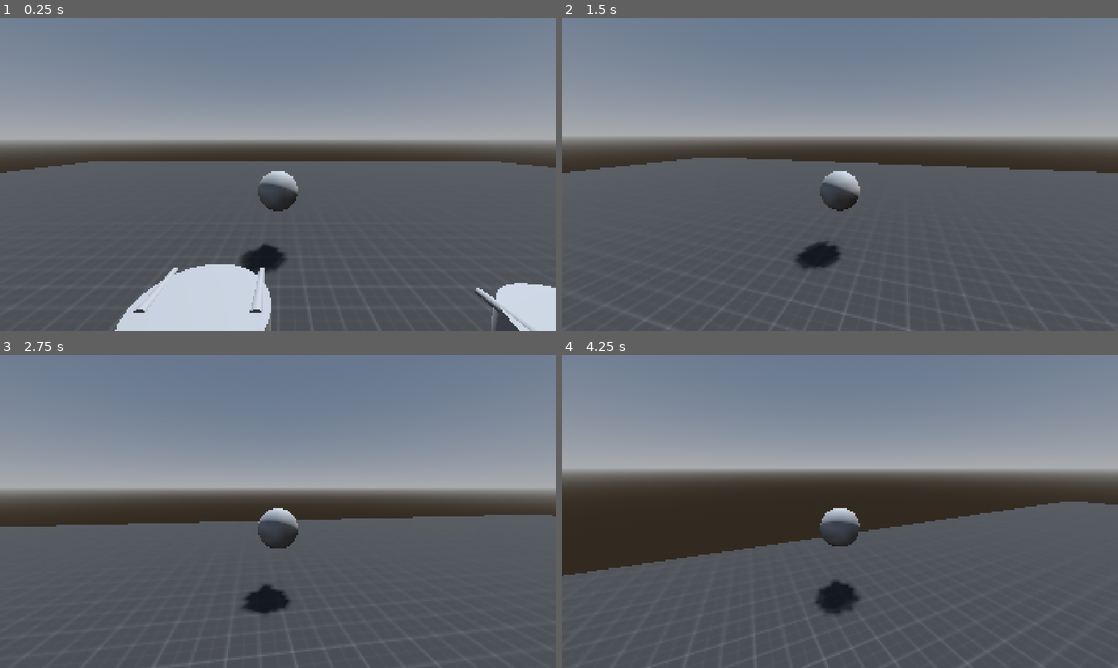
Above: before the commit, frames 1-4 (two rows, left to right).
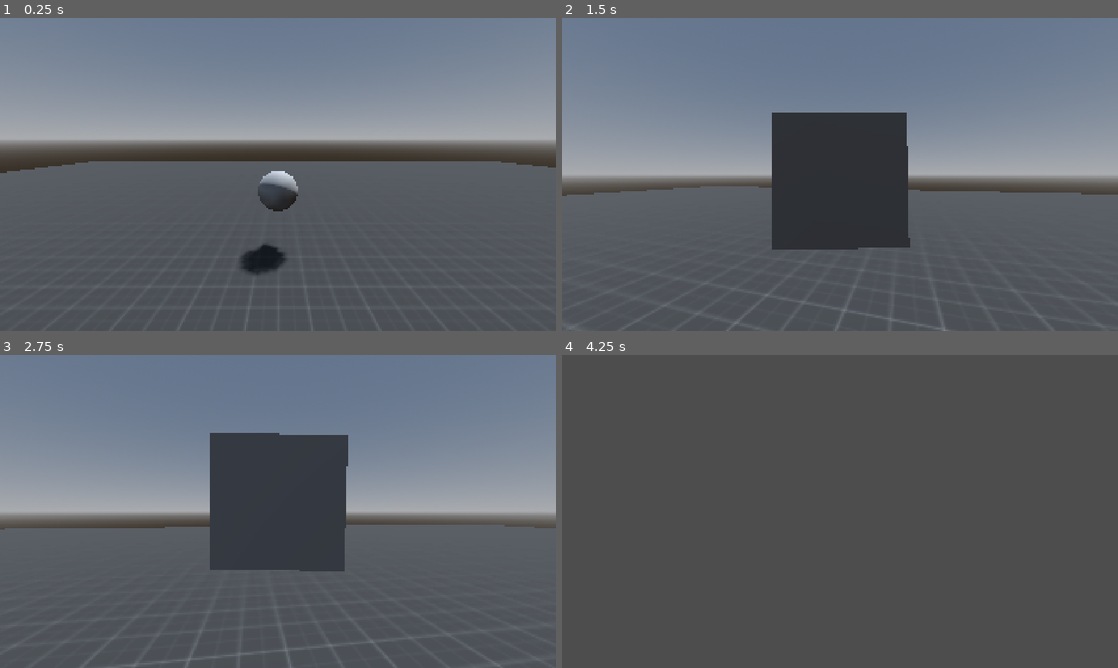
Above: after the commit, the same moments.

Repository: electricmasquerade/shift-game
Game: Godot game, scene res://Environments/Levels/sandbox.tscn
Same seed, same stepped clock (60 frames per second), same inputs: the game is played once before the commit and once after it.
Inputs (mouse positions are in pixels of both pictures, inside the frame that each line leads up to):
- Up to frame 1 (0.25 s): no input
- Up to frame 2 (1.5 s): tap Enter at 0.5 s; move the mouse to (867, 174) at 0.52 s; hold W (forward) from 0.53 s (still down); tap Shift (shift) at 0.6, 1.35 s; click (867, 174) at 0.67 s; move the mouse to (812, 174) at 1.27 s; click (812, 174) at 1.42 s
- Up to frame 3 (2.75 s): keep holding W (forward); move the mouse to (289, 505) at 2.02 s; tap Shift (shift) at 2.1 s; click (289, 505) at 2.17 s
- Up to frame 4 (4.25 s): keep holding W (forward); move the mouse to (834, 517) at 2.77 s; tap Shift (shift) at 2.85, 3.6 s; click (834, 517) at 2.92 s; move the mouse to (878, 514) at 3.52 s; click (878, 514) at 3.67 s; tap Escape (pause) at 4.15 s

The runs differ from the first frame. In frame 1, 6.3% of the frame differs, in the area x 20-100%, y 78-100%; in frame 2, 27%; in frame 3, 19%; in frame 4, 56%, in the area x 0-100%, y 0-100%.
Error after the commit: Invalid call. Nonexistent function 'shift_into' in base 'Nil'. (res://Controllers/player_controller.gd:46)

Commit message:
Added healthbars, fade on shift, speed lines, etc, working on weapons now

Diff:
--- /dev/null
+++ b/Assets/Shaders/energyshield.gdshader
@@ -0,0 +1,28 @@
+shader_type spatial;
+//Simple 3D shader to create a force-field effect inspired by Faultless Defense from Guilty Gear Xrd.
+//In summary, it takes logic used for simple rim lighting and uses it to create the alpha instead.
+
+render_mode blend_mix,depth_draw_always,cull_back,diffuse_burley,specular_schlick_ggx;//depth_test_disable;
+uniform vec4 albedo : source_color;
+uniform vec4 emission_color : source_color;
+uniform sampler2D texture_albedo : source_color;
+uniform float emission_amount: hint_range(0.0, 16.0) = 5.0f;
+uniform float rim_steepness : hint_range(0.0f, 16.0f) = 3.0f; //higher values mean a smaller rim.
+uniform vec3 uv_scale;
+uniform vec3 uv_offset;
+
+
+void vertex() {
+	UV=UV*uv_scale.xy+uv_offset.xy;
+}
+
+void fragment() {
+	vec2 base_uv = UV;
+	vec4 albedo_tex = texture(texture_albedo,base_uv);
+	ALBEDO = albedo.rgb * albedo_tex.rgb;
+	EMISSION = emission_color.rgb * emission_amount;
+	//float PI = 3.14159265359;
+	float NdotV = dot(NORMAL, VIEW);
+	float rim_light = pow(1.0 - NdotV, rim_steepness);
+	ALPHA = rim_light * emission_color.a / PI;
+}
--- /dev/null
+++ b/Assets/Shaders/speed_lines.gdshader
@@ -0,0 +1,28 @@
+shader_type canvas_item;
+
+uniform vec2 center = vec2(0.5, 0.5);
+uniform sampler2D noise;
+uniform float sample_radius: hint_range(0.0, 1.0) = 0.5;
+uniform vec4 line_color: source_color = vec4(1.0);
+uniform float center_radius: hint_range(0.0, 1.0) = 0.5;
+uniform float hole_smoothness: hint_range(0.0, 1.0) = 0.4;
+uniform float hole_radius: hint_range(0.0, 1.0) = 0.34;
+uniform float transparency: hint_range(0.0, 1.0) = 1.0;
+
+void fragment() {
+	vec2 distance_vector = UV - center;
+	float distance_float = length(distance_vector);
+
+	float angle = atan(distance_vector.y / distance_vector.x);
+	vec2 sample = vec2(sample_radius * cos(angle), sample_radius * sin(angle));
+	float noise_value = texture(noise, sample).r;
+	vec4 color = mix(line_color, vec4(0.0), noise_value);
+
+	// Apply the hole
+    float alpha = smoothstep(hole_radius, hole_radius + hole_smoothness, distance_float);
+    color.a *= alpha;
+	color.a *= transparency;
+
+	color = mix(color, vec4(0.0), 1.0 - distance_float - center_radius);
+	COLOR = color;
+}
--- a/Autoloads/game_manager.gd
+++ b/Autoloads/game_manager.gd
@@ -1,6 +1,8 @@
 extends Node
 
 @export var sensitivity: float = 0.003
+@onready var speed_lines: TextureRect = $CanvasLayer/SpeedLines
+@onready var color_rect: ColorRect = $CanvasLayer/ColorRect
 
 enum GameState{
 	MAIN_MENU,
@@ -10,8 +12,23 @@
 
 var state: GameState = GameState.PLAYING
 
+
+#this forces capture for web export i guess
+func _input(event: InputEvent) -> void:
+	if event is InputEventMouseButton and event.pressed:
+		if event.button_index == MOUSE_BUTTON_LEFT:
+			if Input.mouse_mode != Input.MOUSE_MODE_CAPTURED:
+				Input.mouse_mode = Input.MOUSE_MODE_CAPTURED
+				get_viewport().set_input_as_handled() # Prevents unwanted side-effects
+
+
+	if event.is_action_pressed("ui_cancel"): # "ui_cancel" maps to Escape by default
+		Input.mouse_mode = Input.MOUSE_MODE_VISIBLE
+
+
 # Called when the node enters the scene tree for the first time.
 func _ready() -> void:
+
 	# capture mouse by default for now
 	Input.mouse_mode = Input.MOUSE_MODE_CAPTURED
 
@@ -50,3 +67,29 @@
 			Input.mouse_mode = Input.MOUSE_MODE_VISIBLE
 
 	state = new_state
+
+func fade_to_black(duration: float) -> void:
+	color_rect.modulate.a = 0.0
+	# modulate the colorrect to do like a loading fade
+	var fade_percent: float = .2
+	var hold_percent: float = 1.0 - 2*fade_percent
+	color_rect.visible = true
+	var tween: Tween = create_tween()
+	tween.tween_property(color_rect, "modulate:a", 1.0, duration * fade_percent) # Fades in over duration/2
+	tween.tween_interval(duration * hold_percent)
+	tween.tween_property(color_rect, "modulate:a", 0.0, duration * fade_percent) # Fades out over duration/2
+	await tween.finished
+	color_rect.visible = false
+
+func set_speed_lines(value: bool, duration: float) -> void:
+	if value: # fade in the speed lines
+		speed_lines.visible = true
+		#speed_lines.modulate.a = 0.0
+		var tween: Tween = create_tween()
+		tween.tween_property(speed_lines, "modulate:a", 1.0, duration) # Fades in over duration/2
+	else:
+		#speed_lines.modulate.a = 1.0
+		var tween: Tween = create_tween()
+		tween.tween_property(speed_lines, "modulate:a", 0.0, duration)
+		await tween.finished
+		speed_lines.visible = false
--- a/Autoloads/game_manager.tscn
+++ b/Autoloads/game_manager.tscn
@@ -1,7 +1,49 @@
 [gd_scene format=3 uid="uid://dmg8x8uk12eyk"]
 
 [ext_resource type="Script" uid="uid://cjjlgx2jgi6qt" path="res://Autoloads/game_manager.gd" id="1_rtikh"]
+[ext_resource type="Shader" uid="uid://diybybeqteb2q" path="res://Assets/Shaders/speed_lines.gdshader" id="2_dmm7s"]
+
+[sub_resource type="FastNoiseLite" id="FastNoiseLite_mx4pe"]
+frequency = 0.15
+
+[sub_resource type="NoiseTexture2D" id="NoiseTexture2D_3n4oc"]
+noise = SubResource("FastNoiseLite_mx4pe")
+
+[sub_resource type="ShaderMaterial" id="ShaderMaterial_c6lji"]
+shader = ExtResource("2_dmm7s")
+shader_parameter/center = Vector2(0.5, 0.5)
+shader_parameter/noise = SubResource("NoiseTexture2D_3n4oc")
+shader_parameter/sample_radius = 0.5270000250325
+shader_parameter/line_color = Color(1, 1, 1, 1)
+shader_parameter/center_radius = 0.2800000133
+shader_parameter/hole_smoothness = 0.4270000202825
+shader_parameter/hole_radius = 0.34
+shader_parameter/transparency = 1.0
+
+[sub_resource type="PlaceholderTexture2D" id="PlaceholderTexture2D_o3mpq"]
 
 [node name="GameManager" type="Node" unique_id=1502673662]
 process_mode = 3
 script = ExtResource("1_rtikh")
+
+[node name="CanvasLayer" type="CanvasLayer" parent="." unique_id=1952405133]
+
+[node name="SpeedLines" type="TextureRect" parent="CanvasLayer" unique_id=1386269122]
+visible = false
+material = SubResource("ShaderMaterial_c6lji")
+anchors_preset = 15
+anchor_right = 1.0
+anchor_bottom = 1.0
+grow_horizontal = 2
+grow_vertical = 2
+texture = SubResource("PlaceholderTexture2D_o3mpq")
+
+[node name="ColorRect" type="ColorRect" parent="CanvasLayer" unique_id=1270452603]
+visible = false
+anchors_preset = 15
+anchor_right = 1.0
+anchor_bottom = 1.0
+grow_horizontal = 2
+grow_vertical = 2
+mouse_filter = 1
+color = Color(0.12408299, 0.12408296, 0.12408296, 1)
--- a/Bodies/body.gd
+++ b/Bodies/body.gd
@@ -15,7 +15,12 @@
 #All bodies must have a controller that runs the movement or AI or whatever
 @export var controller: Controller
 @export var health_monitor: HealthMonitor
+@export var shiftbox: ShiftBox
+@export var enemy_controller_scene: PackedScene
 @export var speed: float = 5.0
+@export var shift_travel_time: float = 0.3
+@export var shift_rotate_time: float = 0.4
+
 @export var cam_marker: Marker3D
 @export var pivot: Node3D
 @export var glow: MeshInstance3D
@@ -32,29 +37,45 @@
 
 # Called when the node enters the scene tree for the first time.
 func _ready() -> void:
-	print(controller)
-	#controller.reparent(cam_marker)
-	print(controller)
+	if controller == null:
+		# spawn enemy controller
+		var new_controller = enemy_controller_scene.instantiate()
+		add_child(new_controller)
+		controller=new_controller
+
 	controller.global_position = pivot.global_position
 
 func _physics_process(delta: float) -> void:
 	controller.update()
 	move_and_slide()
 
-func shift_into(player_controller: Controller) -> void:
+func shift_into(player_controller: Controller, transition: bool) -> void:
 	controller.die()
 	player_controller.reparent(cam_marker, true)
 	controller = player_controller
 	# tween the controller to get it back to the cam marker position (0,0,0 relatively)
-	var tween: Tween = create_tween()
-	tween.tween_property(controller, "position", Vector3.ZERO, 0.5)
-	tween.tween_property(controller, "rotation", Vector3.ZERO, 0.1)
+	if transition:
+		GameManager.set_speed_lines(true, 0.1)
+		var tween: Tween = create_tween()
+		#tween.set_parallel(true)
+		tween.tween_property(controller, "position", Vector3.ZERO, shift_travel_time)
+		#tween.set_parallel(true)
+		tween.tween_callback(GameManager.fade_to_black.bind(shift_rotate_time))
+		tween.parallel().tween_property(controller, "rotation", Vector3.ZERO, shift_rotate_time)
+		await tween.finished
+		GameManager.set_speed_lines(false, 0.01)
+
+
+	else:
+		controller.position = Vector3.ZERO
+		controller.rotation = Vector3.ZERO
 	change_state(BodyState.PLAYER)
 
 func shift_out() -> void:
 	#remove the player controller and add back the AI controller
-	remove_child(controller)
-	cam_marker.add_child(controller)
+	#remove_child(controller)
+	#cam_marker.add_child(controller)
+	print("shifting out")
 	change_state(BodyState.ACTIVE)
 
 func change_state(new_state: BodyState) -> void:
@@ -69,7 +90,8 @@
 			pass
 		BodyState.PLAYER:
 			set_enemy_collision()
-
+			# reset velocities, it keeps inheriting player speed with no AI to override
+			velocity = Vector3.ZERO
 		BodyState.DEAD:
 			pass
 	#handle entering state:
@@ -83,7 +105,8 @@
 		BodyState.PLAYER:
 			#entering player needs to set new collision layers and stuff
 			set_player_collision()
-			pass
+
+
 		BodyState.DEAD:
 			dead.emit()
 
--- a/Bodies/drone.tscn
+++ b/Bodies/drone.tscn
@@ -2,6 +2,10 @@
 
 [ext_resource type="Script" uid="uid://c578v37s2e5p5" path="res://Bodies/drone.gd" id="1_en653"]
 [ext_resource type="Script" uid="uid://cnosqtngyayub" path="res://Bodies/HealthMonitor.gd" id="2_jkwko"]
+[ext_resource type="PackedScene" uid="uid://ca6d6foax66yf" path="res://Controllers/shift_box.tscn" id="3_0qm61"]
+[ext_resource type="PackedScene" uid="uid://baomn5h8r6vxy" path="res://Controllers/enemy_controller.tscn" id="3_fk3mn"]
+[ext_resource type="Shader" uid="uid://jbfo0wsah7q3" path="res://Assets/Shaders/energyshield.gdshader" id="4_0me06"]
+[ext_resource type="PackedScene" uid="uid://lwluay28navc" path="res://UI/3d_meters.tscn" id="6_yd88r"]
 
 [sub_resource type="Resource" id="Resource_3skec"]
 script = ExtResource("2_jkwko")
@@ -11,11 +15,18 @@
 
 [sub_resource type="CapsuleShape3D" id="CapsuleShape3D_wuakl"]
 
-[sub_resource type="StandardMaterial3D" id="StandardMaterial3D_wm2rb"]
-transparency = 1
-albedo_color = Color(1, 1, 1, 0.38431373)
-emission_enabled = true
-emission = Color(1, 1, 1, 1)
+[sub_resource type="ViewportTexture" id="ViewportTexture_unta6"]
+viewport_path = NodePath("3DMeters")
+
+[sub_resource type="ShaderMaterial" id="ShaderMaterial_7ilre"]
+render_priority = 0
+shader = ExtResource("4_0me06")
+shader_parameter/albedo = Color(0.61542195, 0.61542195, 0.61542195, 1)
+shader_parameter/emission_color = Color(1, 1, 1, 1)
+shader_parameter/emission_amount = 5.0
+shader_parameter/rim_steepness = 1.418000067355
+shader_parameter/uv_scale = Vector3(0, 0, 0)
+shader_parameter/uv_offset = Vector3(0, 0, 0)
 
 [sub_resource type="SphereMesh" id="SphereMesh_wuakl"]
 radius = 0.75
@@ -32,10 +43,12 @@
 [sub_resource type="BoxShape3D" id="BoxShape3D_wuakl"]
 size = Vector3(1, 0.4, 1)
 
-[node name="Drone" type="CharacterBody3D" unique_id=1432283229 node_paths=PackedStringArray("cam_marker", "pivot", "glow")]
+[node name="Drone" type="CharacterBody3D" unique_id=1432283229 node_paths=PackedStringArray("shiftbox", "cam_marker", "pivot", "glow")]
 collision_mask = 7
 script = ExtResource("1_en653")
 health_monitor = SubResource("Resource_3skec")
+shiftbox = NodePath("Pivot/ShiftBox")
+enemy_controller_scene = ExtResource("3_fk3mn")
 cam_marker = NodePath("Pivot/CamMarker")
 pivot = NodePath("Pivot")
 glow = NodePath("Pivot/Glow")
@@ -44,12 +57,21 @@
 transform = Transform3D(1, 0, 0, 0, 1, 0, 0, 0, 1, 0, 1, 0)
 shape = SubResource("CapsuleShape3D_wuakl")
 
+[node name="Bars" type="Sprite3D" parent="." unique_id=82711041]
+transform = Transform3D(1, 0, 0, 0, 1, 0, 0, 0, 1, 0, 2, 0)
+billboard = 1
+texture = SubResource("ViewportTexture_unta6")
+
+[node name="3DMeters" parent="." unique_id=569527132 instance=ExtResource("6_yd88r")]
+
 [node name="Pivot" type="Node3D" parent="." unique_id=1787087489]
 transform = Transform3D(1, 0, 0, 0, 1, 0, 0, 0, 1, 0, 1.5, 0)
 
+[node name="ShiftBox" parent="Pivot" unique_id=1176765686 instance=ExtResource("3_0qm61")]
+
 [node name="Glow" type="MeshInstance3D" parent="Pivot" unique_id=1559850328]
 visible = false
-material_override = SubResource("StandardMaterial3D_wm2rb")
+material_override = SubResource("ShaderMaterial_7ilre")
 mesh = SubResource("SphereMesh_wuakl")
 
 [node name="MeshInstance3D" type="MeshInstance3D" parent="Pivot" unique_id=511332446]
--- a/Bodies/player_core.gd
+++ b/Bodies/player_core.gd
@@ -3,12 +3,16 @@
 @onready var cam_yaw: Node3D = $CamYaw
 @onready var cam_pitch: Node3D = $CamYaw/CamPitch
 #@onready var pivot: Node3D = $Pivot
-@onready var shiftbox: Area3D = $Pivot/ShiftBox
+@export var player_controller_scene: PackedScene
+@onready var third_per_cam: Camera3D = $CamYaw/CamPitch/SpringArm3D/Camera3D
 
 
 func _ready() -> void:
-	pass
+	state = BodyState.PLAYER
+
 func _unhandled_input(event: InputEvent) -> void:
+	if state != BodyState.PLAYER:
+		return
 	if event is InputEventMouseMotion:
 		cam_yaw.rotate_y(-event.relative.x * GameManager.sensitivity)
 		cam_pitch.rotate_x(-event.relative.y * GameManager.sensitivity)
@@ -16,6 +20,8 @@
 		cam_pitch.rotation.x = clamp(cam_pitch.rotation.x, deg_to_rad(-60), deg_to_rad(60))
 
 func _physics_process(delta: float) -> void:
+	if state != BodyState.PLAYER:
+		return
 	# Add the gravity.
 	if not is_on_floor():
 		velocity += get_gravity() * delta
@@ -38,7 +44,31 @@
 		velocity.z = move_toward(velocity.z, 0, speed)
 
 	if Input.is_action_just_pressed("shift"):
-		print("shifting")
-		print(shiftbox.target)
+		#print("shifting")
+		#print(shiftbox.target)
+		shift(shiftbox.target)
 
 	move_and_slide()
+
+func shift(target: Body) -> void:
+	#TODO: add stun check on body either here or in shiftbox
+	var new_player_controller: Controller = player_controller_scene.instantiate()
+	add_child(new_player_controller)
+	new_player_controller.global_position = pivot.global_position
+	new_player_controller.global_rotation = pivot.global_rotation
+	new_player_controller.shift_into(target, false)
+	# tween current camera towards the new one
+	var tween: Tween = create_tween()
+	#tween.set_parallel(true)
+	GameManager.speed_lines.visible = true
+	tween.tween_property(third_per_cam, "global_position", new_player_controller.fps_cam.global_position, shift_travel_time)
+	tween.tween_property(third_per_cam, "global_rotation", new_player_controller.fps_cam.global_rotation, shift_rotate_time)
+	await tween.finished
+	GameManager.speed_lines.visible = false
+	new_player_controller.fps_cam.current = true
+	change_state(BodyState.DEAD)
+	despawn()
+
+func despawn() -> void:
+	await get_tree().create_timer(2.0).timeout
+	queue_free()
--- a/Bodies/player_core.tscn
+++ b/Bodies/player_core.tscn
@@ -2,6 +2,7 @@
 
 [ext_resource type="Script" uid="uid://b6y3kynspav6w" path="res://Bodies/player_core.gd" id="1_aygqs"]
 [ext_resource type="Script" uid="uid://cnosqtngyayub" path="res://Bodies/HealthMonitor.gd" id="2_ct12n"]
+[ext_resource type="PackedScene" uid="uid://d18xvyxch5rhd" path="res://Controllers/player_controller.tscn" id="2_kvsdf"]
 [ext_resource type="PackedScene" uid="uid://ca6d6foax66yf" path="res://Controllers/shift_box.tscn" id="3_8qvtb"]
 
 [sub_resource type="Resource" id="Resource_aygqs"]
@@ -17,10 +18,12 @@
 [sub_resource type="BoxMesh" id="BoxMesh_wuakl"]
 size = Vector3(0.25, 0.25, 0.25)
 
-[node name="PlayerCore" type="CharacterBody3D" unique_id=530571987 node_paths=PackedStringArray("pivot")]
+[node name="PlayerCore" type="CharacterBody3D" unique_id=530571987 node_paths=PackedStringArray("shiftbox", "pivot")]
 collision_mask = 2
 script = ExtResource("1_aygqs")
+player_controller_scene = ExtResource("2_kvsdf")
 health_monitor = SubResource("Resource_aygqs")
+shiftbox = NodePath("Pivot/ShiftBox")
 pivot = NodePath("Pivot")
 
 [node name="CollisionShape3D" type="CollisionShape3D" parent="." unique_id=1508003361]
--- a/Controllers/controller.gd
+++ b/Controllers/controller.gd
@@ -1,6 +1,7 @@
 extends Node3D
 class_name Controller
 var body: CharacterBody3D
+var health_monitor: HealthMonitor
 
 # Called when the node enters the scene tree for the first time.
 func _ready() -> void:
@@ -25,4 +26,3 @@
 		body = current_node
 	else:
 		print("Controller must be a child of a Body node")
-	print(body)
--- a/Controllers/enemy_controller.gd
+++ b/Controllers/enemy_controller.gd
@@ -8,5 +8,5 @@
 
 
 func die():
-	print("removing enemy controller")
+	#print("removing enemy controller")
 	queue_free()
--- a/Controllers/enemy_controller.tscn
+++ b/Controllers/enemy_controller.tscn
@@ -1,6 +1,9 @@
 [gd_scene format=3 uid="uid://baomn5h8r6vxy"]
 
 [ext_resource type="Script" uid="uid://s4aud5uhs3e3" path="res://Controllers/enemy_controller.gd" id="1_7ilre"]
+[ext_resource type="PackedScene" uid="uid://lwluay28navc" path="res://UI/3d_meters.tscn" id="2_0pdj6"]
 
 [node name="EnemyController" type="Node3D" unique_id=1959152664]
 script = ExtResource("1_7ilre")
+
+[node name="3DMeters" parent="." unique_id=569527132 instance=ExtResource("2_0pdj6")]
--- a/Controllers/player_controller.gd
+++ b/Controllers/player_controller.gd
@@ -2,13 +2,14 @@
 @onready var fps_cam: Camera3D = $Camera3D
 @export var min_angle: float = -70.0
 @export var max_angle: float = 70.0
-@export var target: Body
+var target: Body
+
+
 
 func _unhandled_input(event: InputEvent) -> void:
 	if event is InputEventMouseMotion:
 		body.rotate_y(-event.relative.x * GameManager.sensitivity)
 		body.pivot.rotate_x(-event.relative.y * GameManager.sensitivity)
-
 		body.pivot.rotation.x = clamp(body.pivot.rotation.x, deg_to_rad(min_angle), deg_to_rad(max_angle))
 
 func _ready() -> void:
@@ -17,11 +18,16 @@
 
 
 func _physics_process(delta: float) -> void:
-	# Get the input direction and handle the movement/deceleration.
+	if not body.is_on_floor():
+		body.velocity += body.get_gravity() * delta
+
 	# As good practice, you should replace UI actions with custom gameplay actions.
 	if Input.is_action_just_pressed("shift"):
+		#print("here's the target")
+		#print(body.shiftbox.target)
+		target = body.shiftbox.target
 		if target:
-			shift_into(target)
+			shift_into(target, true)
 	var input_dir := Input.get_vector("left", "right", "forward", "backward")
 	var direction := (body.transform.basis * Vector3(input_dir.x, 0, input_dir.y)).normalized()
 	var camera_dir: Basis = body.pivot.basis
@@ -35,6 +41,10 @@
 		body.velocity.x = move_toward(body.velocity.x, 0, body.speed)
 		body.velocity.z = move_toward(body.velocity.z, 0, body.speed)
 
-func shift_into(new_target: Body) -> void:
-	new_target.shift_into(self)
+func shift_into(new_target: Body, transition: bool) -> void:
+	body.shift_out()
+	new_target.shift_into(self, transition)
 	body = new_target
+
+func die():
+	pass
--- a/Controllers/shift_box.gd
+++ b/Controllers/shift_box.gd
@@ -1,4 +1,5 @@
 extends Area3D
+class_name ShiftBox
 
 var targets: Array[Body]
 var target: Body:
@@ -26,7 +27,7 @@
 		current_node = current_node.get_parent()
 	if current_node is Body:
 		targets.append(current_node)
-		print(targets)
+		#print(targets)
 	else:
 		print("No Target found")
 	update_target()
@@ -40,7 +41,7 @@
 		current_node = current_node.get_parent()
 	if current_node is Body:
 		targets.erase(current_node)
-		print(targets)
+		#print(targets)
 	else:
 		print("something is wrong")
 	update_target()
--- a/Environments/Levels/sandbox.tscn
+++ b/Environments/Levels/sandbox.tscn
@@ -1,7 +1,6 @@
 [gd_scene format=3 uid="uid://uygxf52p2h71"]
 
 [ext_resource type="PackedScene" uid="uid://kdsylqmtrrhl" path="res://Bodies/drone.tscn" id="1_2gnda"]
-[ext_resource type="PackedScene" uid="uid://baomn5h8r6vxy" path="res://Controllers/enemy_controller.tscn" id="2_e3h5w"]
 [ext_resource type="Material" uid="uid://q3d6ng3o6idr" path="res://Assets/Materials/uvgrid/uvgrid.tres" id="3_d3tmc"]
 [ext_resource type="PackedScene" uid="uid://knu5ggq6utgc" path="res://Bodies/player_core.tscn" id="4_ds2dc"]
 
@@ -17,11 +16,6 @@
 sky = SubResource("Sky_xihmy")
 
 [node name="Sandbox" type="Node3D" unique_id=1064977585]
-
-[node name="Drone2" parent="." unique_id=1432283229 node_paths=PackedStringArray("controller") instance=ExtResource("1_2gnda")]
-controller = NodePath("EnemyController")
-
-[node name="EnemyController" parent="Drone2" unique_id=1959152664 instance=ExtResource("2_e3h5w")]
 
 [node name="WorldEnvironment" type="WorldEnvironment" parent="." unique_id=634943444]
 environment = SubResource("Environment_qpj41")
@@ -40,11 +34,14 @@
 size = Vector3(50, 2, 50)
 material = ExtResource("3_d3tmc")
 
-[node name="Drone" parent="." unique_id=505338016 node_paths=PackedStringArray("controller") instance=ExtResource("1_2gnda")]
-transform = Transform3D(1, 0, 0, 0, 1, 0, 0, 0, 1, -2.549345, 0, -0.2631197)
-controller = NodePath("EnemyController")
-
-[node name="EnemyController" parent="Drone" unique_id=860070774 instance=ExtResource("2_e3h5w")]
-
 [node name="PlayerCore" parent="." unique_id=530571987 instance=ExtResource("4_ds2dc")]
 transform = Transform3D(1, 0, 0, 0, 1, 0, 0, 0, 1, -2, 0, -4)
+
+[node name="Drone" parent="." unique_id=1432283229 instance=ExtResource("1_2gnda")]
+transform = Transform3D(1, 0, 0, 0, 1, 0, 0, 0, 1, -7, 0, 5)
+
+[node name="Drone2" parent="." unique_id=8560352 instance=ExtResource("1_2gnda")]
+transform = Transform3D(1, 0, 0, 0, 1, 0, 0, 0, 1, 1, 0, 4)
+
+[node name="Drone3" parent="." unique_id=638888618 instance=ExtResource("1_2gnda")]
+transform = Transform3D(1, 0, 0, 0, 1, 0, 0, 0, 1, -15, 0, 5)
--- /dev/null
+++ b/UI/3d_meters.tscn
@@ -0,0 +1,13 @@
+[gd_scene format=3 uid="uid://lwluay28navc"]
+
+[ext_resource type="PackedScene" uid="uid://dg81ou38qswmj" path="res://UI/meters.tscn" id="1_unta6"]
+
+[node name="3DMeters" type="SubViewport" unique_id=569527132]
+transparent_bg = true
+size = Vector2i(300, 50)
+
+[node name="Meters" parent="." unique_id=399506031 instance=ExtResource("1_unta6")]
+offset_top = -12.5
+offset_bottom = 12.5
+size_flags_horizontal = 4
+size_flags_vertical = 4
--- /dev/null
+++ b/UI/meters.tscn
@@ -0,0 +1,48 @@
+[gd_scene format=3 uid="uid://dg81ou38qswmj"]
+
+[sub_resource type="StyleBoxFlat" id="StyleBoxFlat_icjf5"]
+bg_color = Color(0.2538427, 0.25384274, 0.25384268, 0.85882354)
+
+[sub_resource type="StyleBoxFlat" id="StyleBoxFlat_spbiu"]
+bg_color = Color(0.85302585, 2.2862107e-06, 8.663535e-07, 0.78431374)
+
+[sub_resource type="StyleBoxFlat" id="StyleBoxFlat_dq37n"]
+bg_color = Color(0.7607843, 0.9372549, 1, 0.78431374)
+
+[node name="Meters" type="Control" unique_id=399506031]
+layout_mode = 3
+anchors_preset = 15
+anchor_right = 1.0
+anchor_bottom = 1.0
+grow_horizontal = 2
+grow_vertical = 2
+
+[node name="CenterContainer" type="CenterContainer" parent="." unique_id=1693691199]
+layout_mode = 1
+anchors_preset = 15
+anchor_right = 1.0
+anchor_bottom = 1.0
+grow_horizontal = 2
+grow_vertical = 2
+
+[node name="VBoxContainer" type="VBoxContainer" parent="CenterContainer" unique_id=155546905]
+custom_minimum_size = Vector2(150, 25)
+layout_mode = 2
+
+[node name="LifeBar" type="ProgressBar" parent="CenterContainer/VBoxContainer" unique_id=1549478353]
+layout_mode = 2
+size_flags_vertical = 3
+theme_override_styles/background = SubResource("StyleBoxFlat_icjf5")
+theme_override_styles/fill = SubResource("StyleBoxFlat_spbiu")
+step = 1.0
+value = 100.0
+show_percentage = false
+
+[node name="StaminaBar" type="ProgressBar" parent="CenterContainer/VBoxContainer" unique_id=2104545292]
+layout_mode = 2
+size_flags_vertical = 3
+theme_override_styles/background = SubResource("StyleBoxFlat_icjf5")
+theme_override_styles/fill = SubResource("StyleBoxFlat_dq37n")
+step = 1.0
+value = 100.0
+show_percentage = false
--- /dev/null
+++ b/Weapons/projectile_weapon.gd
@@ -0,0 +1,13 @@
+extends Node3D
+
+@export var payload: Payload
+var target
+
+# Called when the node enters the scene tree for the first time.
+func _ready() -> void:
+	pass # Replace with function body.
+
+
+# Called every frame. 'delta' is the elapsed time since the previous frame.
+func _process(delta: float) -> void:
+	pass
--- /dev/null
+++ b/Weapons/projectile_weapon.tscn
@@ -0,0 +1,12 @@
+[gd_scene format=3 uid="uid://dpkdm4jg6edlo"]
+
+[ext_resource type="Script" uid="uid://bxv30mb1p6xvr" path="res://Weapons/projectile_weapon.gd" id="1_7ba7g"]
+[ext_resource type="Script" uid="uid://8qtm6e8go3rc" path="res://Payloads/payload.gd" id="2_mealj"]
+
+[sub_resource type="Resource" id="Resource_fc0l3"]
+script = ExtResource("2_mealj")
+metadata/_custom_type_script = "uid://8qtm6e8go3rc"
+
+[node name="ProjectileWeapon" type="Node3D" unique_id=863831517]
+script = ExtResource("1_7ba7g")
+payload = SubResource("Resource_fc0l3")
--- a/project.godot
+++ b/project.godot
@@ -68,6 +68,11 @@
 "events": [Object(InputEventKey,"resource_local_to_scene":false,"resource_name":"","device":-1,"window_id":0,"alt_press …(195 unchanged characters)…
 ]
 }
+main_weapon_fire={
+"deadzone": 0.2,
+"events": [Object(InputEventMouseButton,"resource_local_to_scene":false,"resource_name":"","device":-1,"window_id":0,"alt_pressed":false,"shift_pressed":false,"ctrl_pressed":false,"meta_pressed":false,"button_mask":0,"position":Vector2(0, 0),"global_position":Vector2(0, 0),"factor":1.0,"button_index":1,"canceled":false,"pressed":false,"double_click":false,"script":null)
+]
+}
 
 [layer_names]
 
Not shown, added: Assets/Shaders/energyshield.gdshader.uid
Not shown, added: Assets/Shaders/speed_lines.gdshader.uid
Not shown, added: Weapons/projectile_weapon.gd.uid
